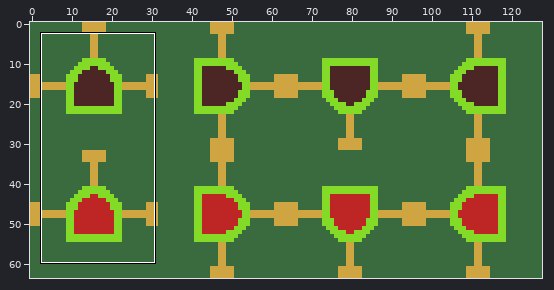
Sprite sheet -- assets/textures/and_gate.png. The first picture is a wide view before the edit; the outline marks the close-up.
Close-up. Before the commit:
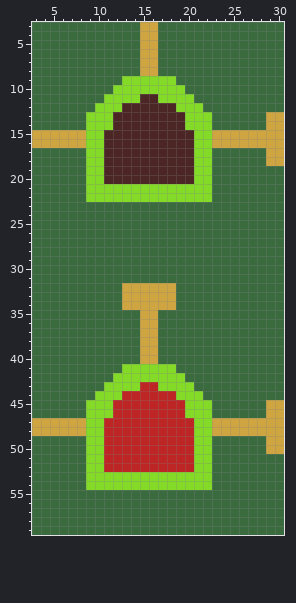
The file is 128x64 pixels. Shown: x 3..30, y 3..59. The commit also changed other parts of the picture, which this record leaves out.
After the commit:
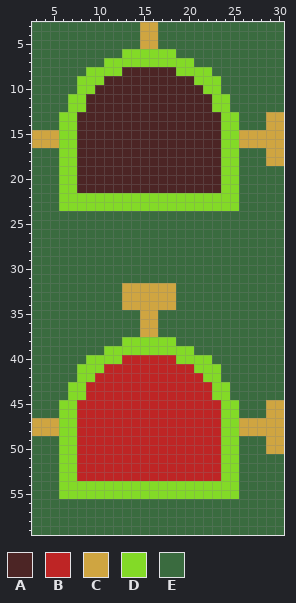
Palette (. is transparent): A #4c2525  B #be2525  C #cfa541  D #83da27  E #3a6b3f
What changed:
@@ x 3..30 @@
  5 EEEEEEEEEEEECCEEEEEEEEEEEEEE
- 6 EEEEEEEEEEEECCEEEEEEEEEEEEEE
- 7 EEEEEEEEEEEECCEEEEEEEEEEEEEE
- 8 EEEEEEEEEEEECCEEEEEEEEEEEEEE
- 9 EEEEEEEEEEDDDDDDEEEEEEEEEEEE
-10 EEEEEEEEEDDDDDDDDEEEEEEEEEEE
-11 EEEEEEEEDDDDAADDDDEEEEEEEEEE
-12 EEEEEEEDDDAAAAAADDDEEEEEEEEE
-13 EEEEEEDDDAAAAAAAADDDEEEEEECC
-14 EEEEEEDDDAAAAAAAADDDEEEEEECC
-15 CCCCCCDDAAAAAAAAAADDCCCCCCCC
-16 CCCCCCDDAAAAAAAAAADDCCCCCCCC
-17 EEEEEEDDAAAAAAAAAADDEEEEEECC
-18 EEEEEEDDAAAAAAAAAADDEEEEEECC
-19 EEEEEEDDAAAAAAAAAADDEEEEEEEE
-20 EEEEEEDDAAAAAAAAAADDEEEEEEEE
-21 EEEEEEDDDDDDDDDDDDDDEEEEEEEE
-22 EEEEEEDDDDDDDDDDDDDDEEEEEEEE
-23 EEEEEEEEEEEEEEEEEEEEEEEEEEEE
+ 6 EEEEEEEEEEDDDDDDEEEEEEEEEEEE
+ 7 EEEEEEEEDDDDDDDDDDEEEEEEEEEE
+ 8 EEEEEEDDDDAAAAAADDDDEEEEEEEE
+ 9 EEEEEDDDAAAAAAAAAADDDEEEEEEE
+10 EEEEEDDAAAAAAAAAAAADDEEEEEEE
+11 EEEEDDAAAAAAAAAAAAAADDEEEEEE
+12 EEEEDDAAAAAAAAAAAAAADDEEEEEE
+13 EEEDDAAAAAAAAAAAAAAAADDEEECC
+14 EEEDDAAAAAAAAAAAAAAAADDEEECC
+15 CCCDDAAAAAAAAAAAAAAAADDCCCCC
+16 CCCDDAAAAAAAAAAAAAAAADDCCCCC
+17 EEEDDAAAAAAAAAAAAAAAADDEEECC
+18 EEEDDAAAAAAAAAAAAAAAADDEEECC
+19 EEEDDAAAAAAAAAAAAAAAADDEEEEE
+20 EEEDDAAAAAAAAAAAAAAAADDEEEEE
+21 EEEDDAAAAAAAAAAAAAAAADDEEEEE
+22 EEEDDDDDDDDDDDDDDDDDDDDEEEEE
+23 EEEDDDDDDDDDDDDDDDDDDDDEEEEE
 24 EEEEEEEEEEEEEEEEEEEEEEEEEEEE
@@ x 3..30 @@
 37 EEEEEEEEEEEECCEEEEEEEEEEEEEE
-38 EEEEEEEEEEEECCEEEEEEEEEEEEEE
-39 EEEEEEEEEEEECCEEEEEEEEEEEEEE
-40 EEEEEEEEEEEECCEEEEEEEEEEEEEE
-41 EEEEEEEEEEDDDDDDEEEEEEEEEEEE
-42 EEEEEEEEEDDDDDDDDEEEEEEEEEEE
-43 EEEEEEEEDDDDBBDDDDEEEEEEEEEE
-44 EEEEEEEDDDBBBBBBDDDEEEEEEEEE
-45 EEEEEEDDDBBBBBBBBDDDEEEEEECC
-46 EEEEEEDDDBBBBBBBBDDDEEEEEECC
-47 CCCCCCDDBBBBBBBBBBDDCCCCCCCC
-48 CCCCCCDDBBBBBBBBBBDDCCCCCCCC
-49 EEEEEEDDBBBBBBBBBBDDEEEEEECC
-50 EEEEEEDDBBBBBBBBBBDDEEEEEECC
-51 EEEEEEDDBBBBBBBBBBDDEEEEEEEE
-52 EEEEEEDDBBBBBBBBBBDDEEEEEEEE
-53 EEEEEEDDDDDDDDDDDDDDEEEEEEEE
-54 EEEEEEDDDDDDDDDDDDDDEEEEEEEE
-55 EEEEEEEEEEEEEEEEEEEEEEEEEEEE
+38 EEEEEEEEEEDDDDDDEEEEEEEEEEEE
+39 EEEEEEEEDDDDDDDDDDEEEEEEEEEE
+40 EEEEEEDDDDBBBBBBDDDDEEEEEEEE
+41 EEEEEDDDBBBBBBBBBBDDDEEEEEEE
+42 EEEEEDDBBBBBBBBBBBBDDEEEEEEE
+43 EEEEDDBBBBBBBBBBBBBBDDEEEEEE
+44 EEEEDDBBBBBBBBBBBBBBDDEEEEEE
+45 EEEDDBBBBBBBBBBBBBBBBDDEEECC
+46 EEEDDBBBBBBBBBBBBBBBBDDEEECC
+47 CCCDDBBBBBBBBBBBBBBBBDDCCCCC
+48 CCCDDBBBBBBBBBBBBBBBBDDCCCCC
+49 EEEDDBBBBBBBBBBBBBBBBDDEEECC
+50 EEEDDBBBBBBBBBBBBBBBBDDEEECC
+51 EEEDDBBBBBBBBBBBBBBBBDDEEEEE
+52 EEEDDBBBBBBBBBBBBBBBBDDEEEEE
+53 EEEDDBBBBBBBBBBBBBBBBDDEEEEE
+54 EEEDDDDDDDDDDDDDDDDDDDDEEEEE
+55 EEEDDDDDDDDDDDDDDDDDDDDEEEEE
 56 EEEEEEEEEEEEEEEEEEEEEEEEEEEE
Pixel boxes of the changes (left, top, right, bottom) in both close-ups:
changed: (59, 49, 239, 211)
changed: (59, 337, 239, 499)
